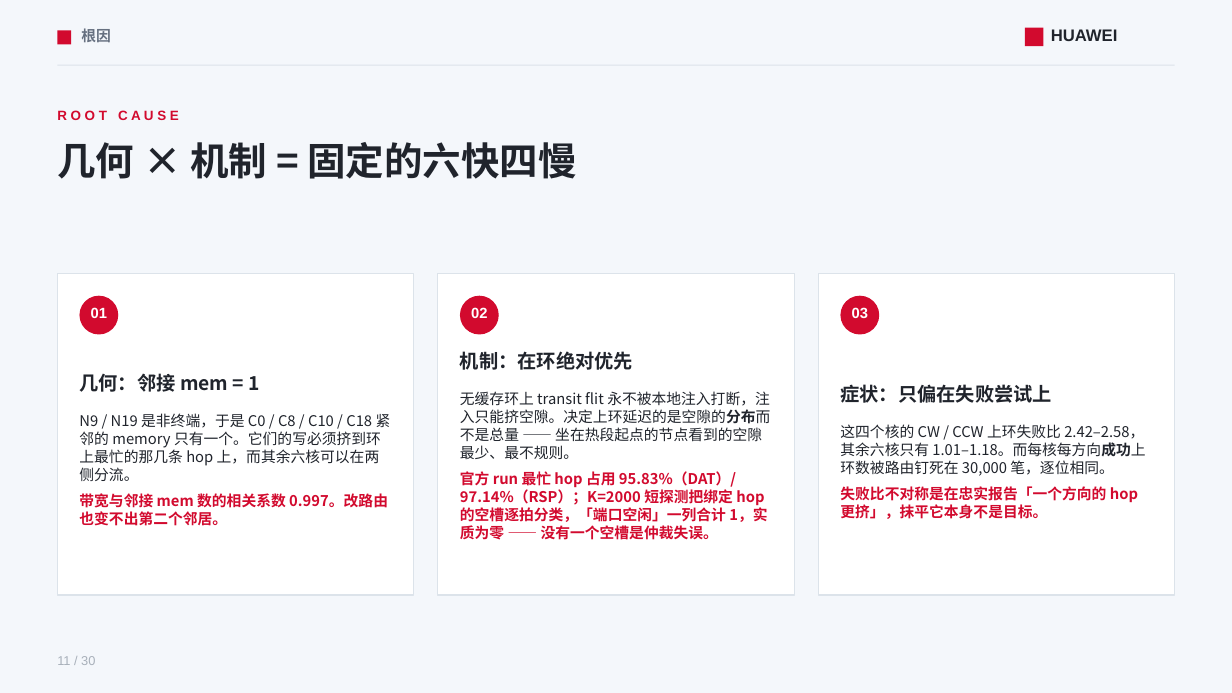
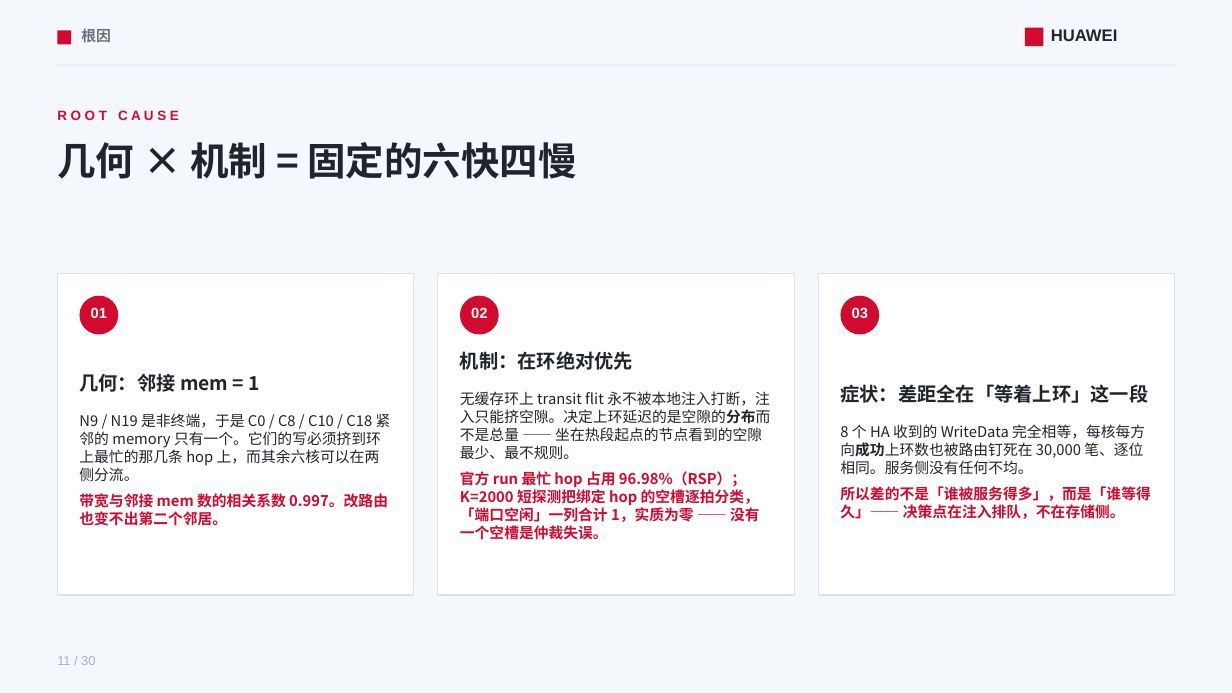
Before and after one commit to lukebest/booksim2, a slide deck: slide 11 of ppt/ring2-write-fairness.pptx. Drawn at 1232x693 pixels with LibreOffice and Linux fonts; fonts in the diff are those of the drawing. Boxes give left, top, right and bottom in pixels: in the first picture for what was removed or moved away, otherwise in the second. Text is boxed around its words. In the diff, an @@ line names an element or a change of style, - is before the commit and + after.

```diff
--- a/ppt/ring2-write-fairness.pptx
+++ b/ppt/ring2-write-fairness.pptx
@@ text at bbox=[840, 384, 1148, 403]: text changed @@
-症状：只偏在失败尝试上
+症状：差距全在「等着上环」这一段
@@ text at bbox=[840, 424, 1150, 519]: text changed @@
-这四个核的 CW / CCW 上环失败比 2.42–2.58，其余六核只有 1.01–1.18。而每核每方向成功上环数被路由钉死在 30,000 笔，逐位相同。
-失败比不对称是在忠实报告「一个方向的 hop 更挤」，抹平它本身不是目标。
+8 个 HA 收到的 WriteData 完全相等，每核每方向成功上环数也被路由钉死在 30,000 笔、逐位相同。服务侧没有任何不均。
+所以差的不是「谁被服务得多」，而是「谁等得久」—— 决策点在注入排队，不在存储侧。
@@ text at bbox=[460, 471, 760, 540]: text changed @@
-官方 run 最忙 hop 占用 95.83%（DAT）/ 97.14%（RSP）；K=2000 短探测把绑定 hop 的空槽逐拍分类，「端口空闲」一列合计 1，实质为零 —— 没有一个空槽是仲裁失误。
+官方 run 最忙 hop 占用 96.98%（RSP）；K=2000 短探测把绑定 hop 的空槽逐拍分类，「端口空闲」一列合计 1，实质为零 —— 没有一个空槽是仲裁失误。
```
Also in this commit, not shown: 24 other slides changed, 2 slides added, 2 slides removed, 46 other files.
